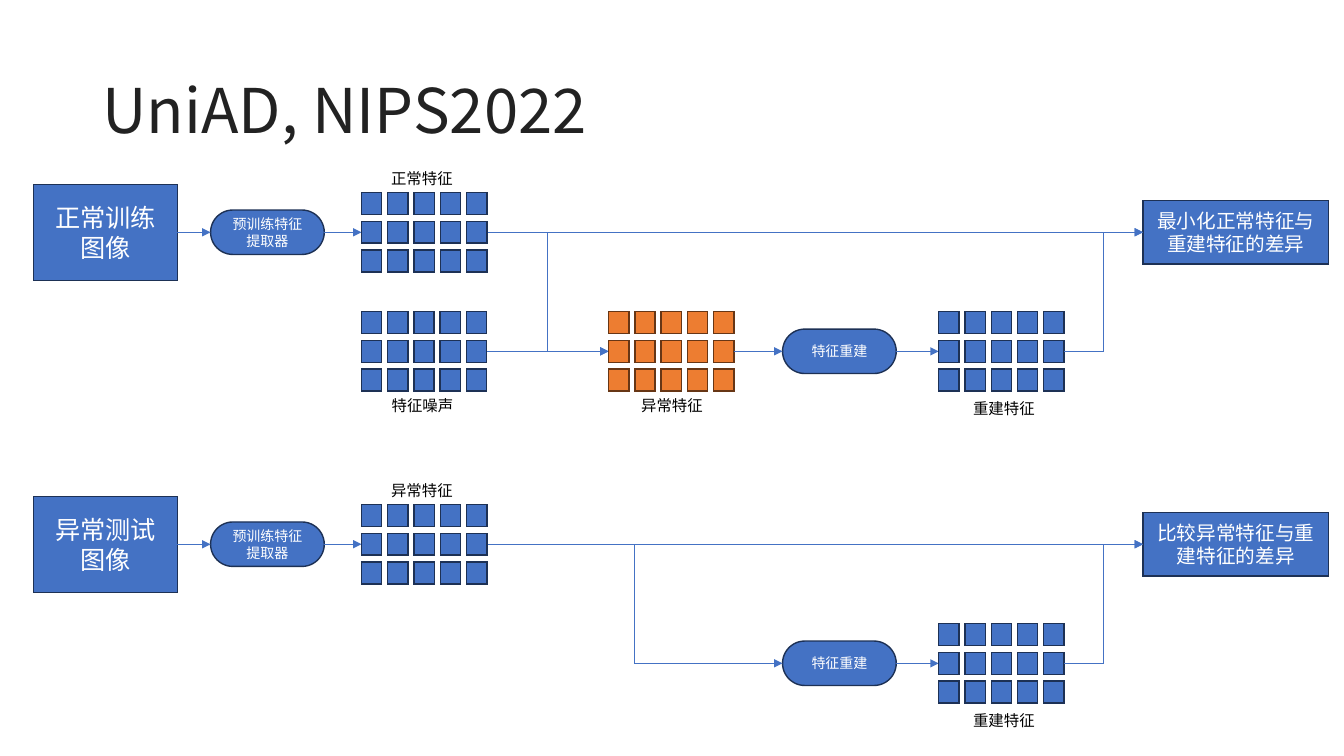
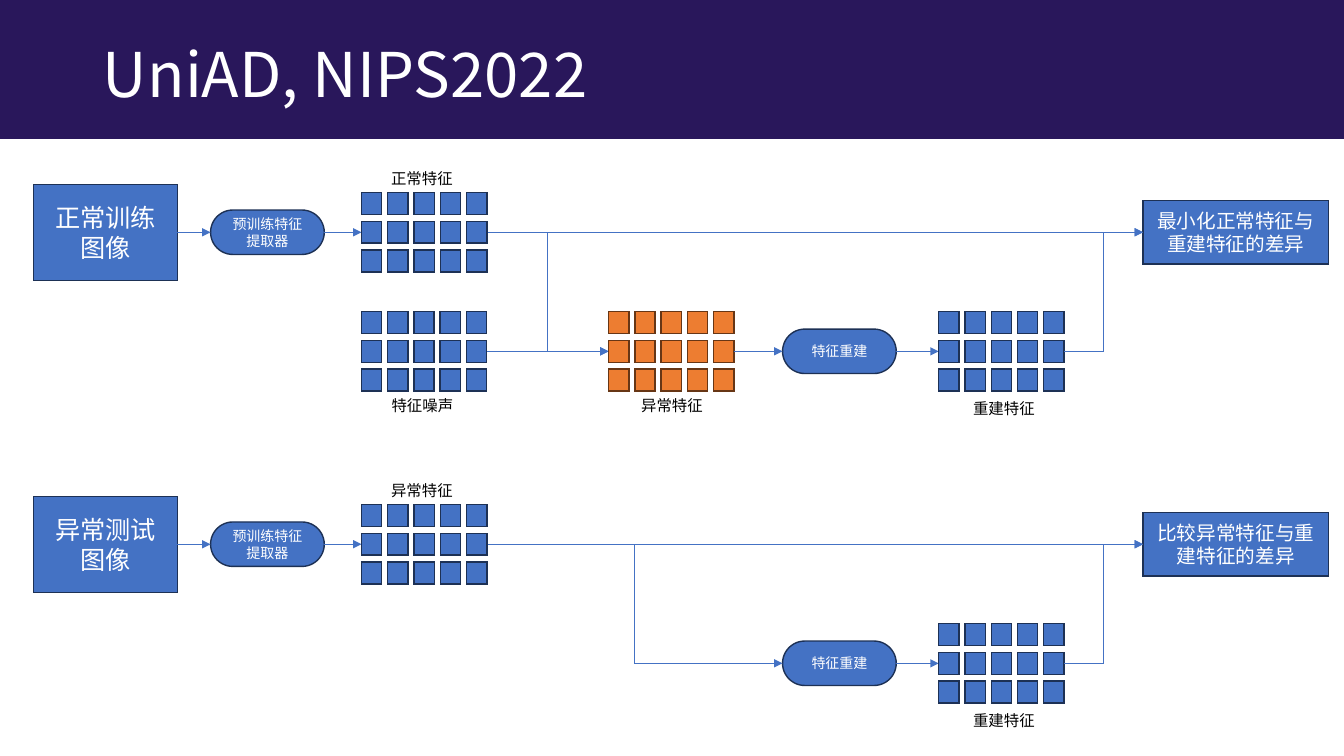
Before and after one commit to lizhenbang56/Papers, a slide deck: slide 19 of papers/车底检测/车底爆炸物检测装置产品立项报告.pptx (slide 20 before the commit). Drawn at 1344x756 pixels with LibreOffice and Linux fonts; fonts in the diff are those of the drawing. Boxes give left, top, right and bottom in pixels: in the first picture for what was removed or moved away, otherwise in the second. Text is boxed around its words. In the diff, an @@ line names an element or a change of style, - is before the commit and + after.

```diff
--- a/papers/车底检测/车底爆炸物检测装置产品立项报告.pptx
+++ b/papers/车底检测/车底爆炸物检测装置产品立项报告.pptx
@@ rectangle added at bbox=[0, 0, 1344, 139], fill #29175B @@
@@ title "UniAD, NIPS2022": place and size @@
-title "UniAD, NIPS2022" at bbox=[102, 85, 587, 145]
+title "UniAD, NIPS2022" at bbox=[103, 49, 588, 109]
@@ title "UniAD, NIPS2022" at bbox=[103, 49, 588, 109]: text colour #222222 to #FFFFFF; highlight #FFFFFF to none in "UniAD," @@
```
Also in this commit, not shown: 32 other slides changed, 3 slides added, 10 other files.
